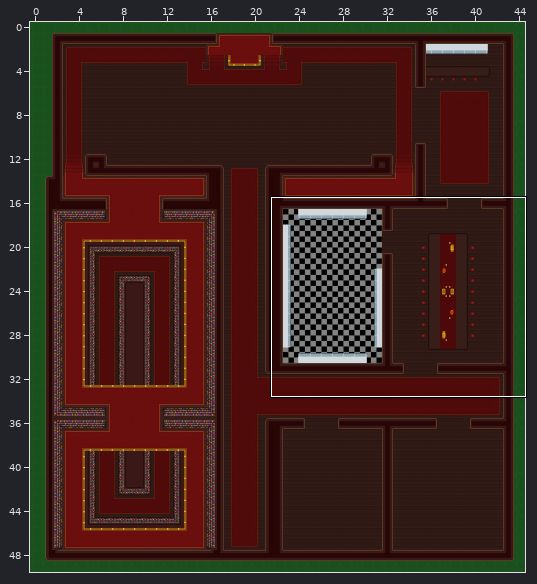
One commit to this Tiled map: assets/Maps/MansionMap.tmx. Above, an overview of the earlier version with the close-up marked.
Close-up. Before the edit:
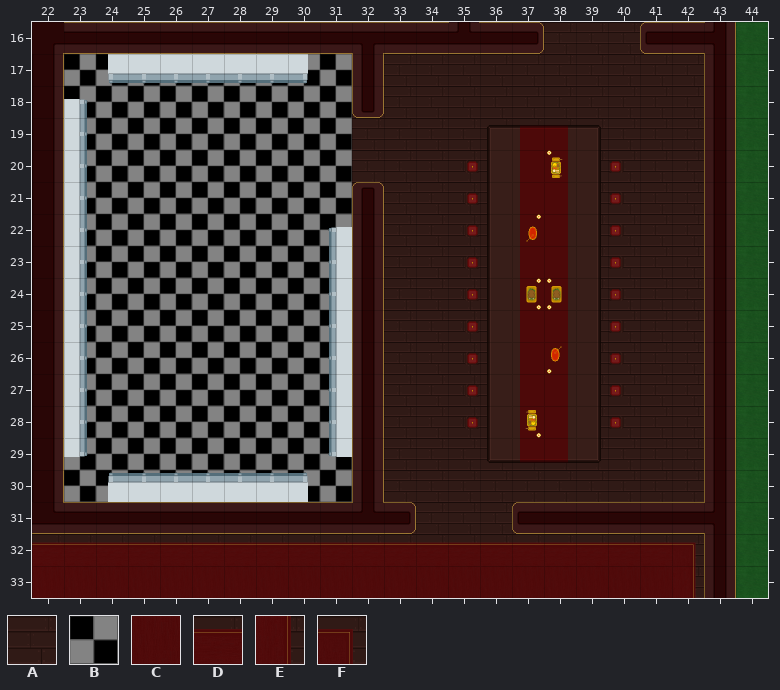
Cells are 64x64 px. Shown: x 22..44, y 16..33. The commit also changed other parts of the map, which this record leaves out.
Key: from "mansionTiles": A 0 "floorWood003", B 19 "floorChecker003", C 60 "floorRug014", D 64 "floorRug016", E 65 "floorRug017", F 67 "floorRug019".
_ is an empty cell, # one hidden under a higher layer.
Layers that did not change in this view are not listed.
Layer "ground" before, first column x 22:
16 ###############AAAAA##_
17 ##BBBBBBB##AAAAAAAAAA#_
18 #BBBBBBBBBAAAAAAAAAAA#_
19 #BBBBBBBBBAAAAAAAAAAA#_
20 #BBBBBBBBBAAAAA##AAAA#_
21 #BBBBBBBBBAAAAA##AAAA#_
22 #BBBBBBBBB#AAAA##AAAA#_
23 #BBBBBBBBB#AAAA##AAAA#_
24 #BBBBBBBBB#AAAA##AAAA#_
25 #BBBBBBBBB#AAAA##AAAA#_
26 #BBBBBBBBB#AAAA##AAAA#_
27 #BBBBBBBBB#AAAA##AAAA#_
28 #BBBBBBBBB#AAAA##AAAA#_
29 #BBBBBBBBB#AAAAAAAAAA#_
30 ##BBBBBBB##AAAAAAAAAA#_
31 ###########AAAAA######_
32 DDDDDDDDDDDDDDDDDDDDF#_
33 CCCCCCCCCCCCCCCCCCCCE#_
Now the later version:
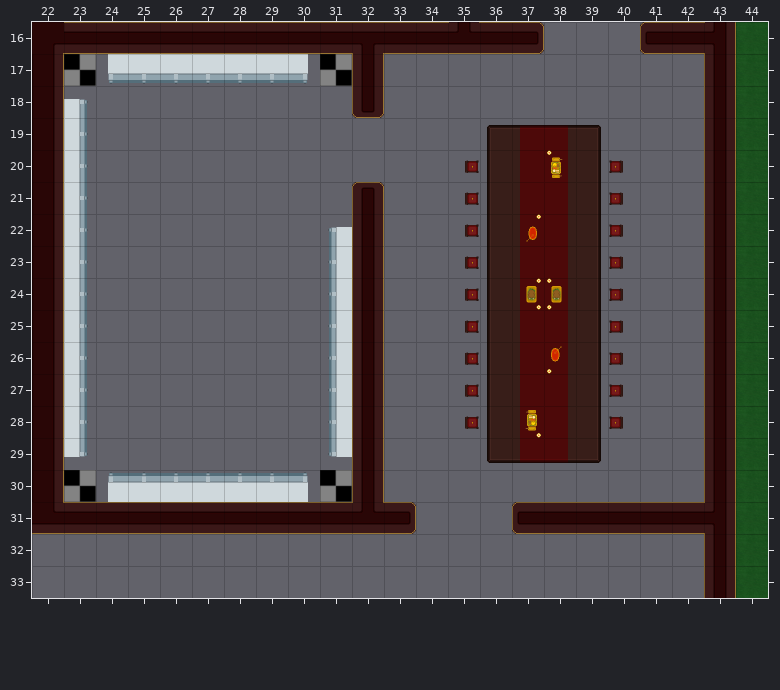
Change:
{"where": "layer \"ground\" (now hidden)"}
{"y":16,"x":37,"old":"AAAAA","new":"_____"}
{"y":17,"x":24,"old":"BBBBBBB","new":"_______"}
{"y":17,"x":33,"old":"AAAAAAAAAA","new":"__________"}
{"y":18,"x":23,"old":"BBBBBBBBBAAAAAAAAAAA","new":"____________________"}
{"y":19,"x":23,"old":"BBBBBBBBBAAAAAAAAAAA","new":"____________________"}
{"y":20,"x":23,"old":"BBBBBBBBBAAAAA","new":"______________"}
{"y":20,"x":39,"old":"AAAA","new":"____"}
{"y":21,"x":23,"old":"BBBBBBBBBAAAAA","new":"______________"}
{"y":21,"x":39,"old":"AAAA","new":"____"}
{"y":22,"x":23,"old":"BBBBBBBBB","new":"_________"}
{"y":22,"x":33,"old":"AAAA","new":"____"}
{"y":22,"x":39,"old":"AAAA","new":"____"}
{"y":23,"x":23,"old":"BBBBBBBBB","new":"_________"}
{"y":23,"x":33,"old":"AAAA","new":"____"}
{"y":23,"x":39,"old":"AAAA","new":"____"}
{"y":24,"x":23,"old":"BBBBBBBBB","new":"_________"}
{"y":24,"x":33,"old":"AAAA","new":"____"}
{"y":24,"x":39,"old":"AAAA","new":"____"}
{"y":25,"x":23,"old":"BBBBBBBBB","new":"_________"}
{"y":25,"x":33,"old":"AAAA","new":"____"}
{"y":25,"x":39,"old":"AAAA","new":"____"}
{"y":26,"x":23,"old":"BBBBBBBBB","new":"_________"}
{"y":26,"x":33,"old":"AAAA","new":"____"}
{"y":26,"x":39,"old":"AAAA","new":"____"}
{"y":27,"x":23,"old":"BBBBBBBBB","new":"_________"}
{"y":27,"x":33,"old":"AAAA","new":"____"}
{"y":27,"x":39,"old":"AAAA","new":"____"}
{"y":28,"x":23,"old":"BBBBBBBBB","new":"_________"}
{"y":28,"x":33,"old":"AAAA","new":"____"}
{"y":28,"x":39,"old":"AAAA","new":"____"}
{"y":29,"x":23,"old":"BBBBBBBBB","new":"_________"}
{"y":29,"x":33,"old":"AAAAAAAAAA","new":"__________"}
{"y":30,"x":24,"old":"BBBBBBB","new":"_______"}
{"y":30,"x":33,"old":"AAAAAAAAAA","new":"__________"}
{"y":31,"x":33,"old":"AAAAA","new":"_____"}
{"y":32,"x":22,"old":"DDDDDDDDDDDDDDDDDDDDF","new":"_____________________"}
{"y":33,"x":22,"old":"CCCCCCCCCCCCCCCCCCCCE","new":"_____________________"}
{"label":"removed","picture_box":[32,22,704,598]}
